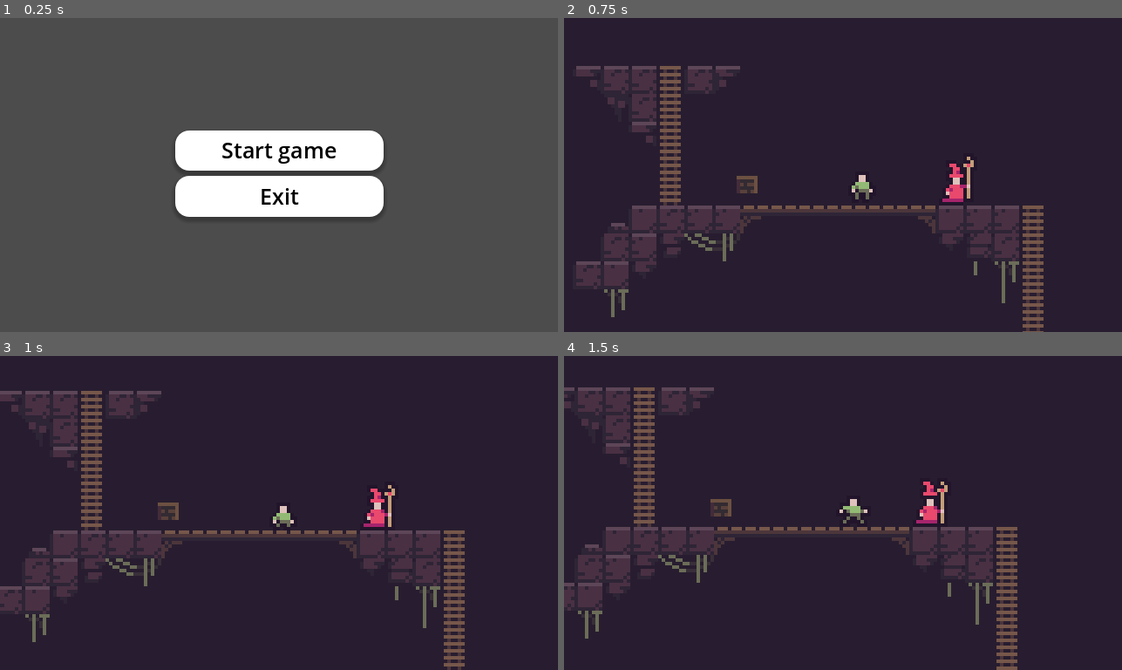
Above: before the commit, frames 1-4 (two rows, left to right).
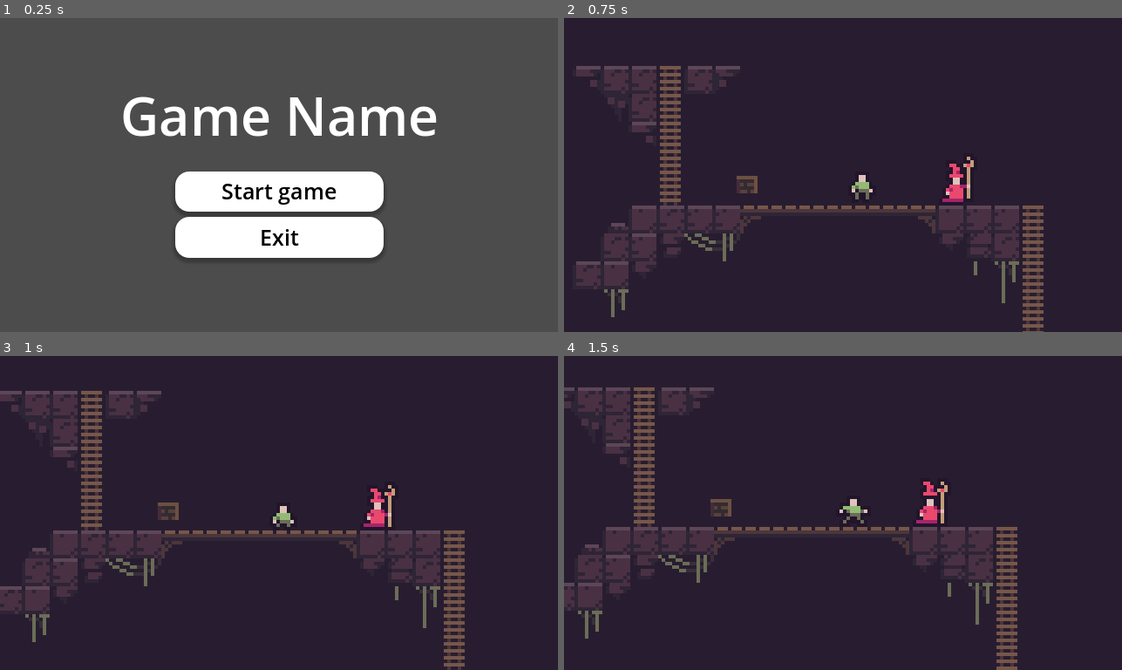
Above: after the commit, the same moments.

Repository: ShamsParvezArka/buet-game-jam-2026-submission
Game: Godot game, scene res://scene/Main_Menu.tscn
Same seed, same stepped clock (60 frames per second), same inputs: the game is played once before the commit and once after it.
Inputs:
- Up to frame 1 (0.25 s): no input
- Up to frame 2 (0.75 s): click "Start game" at 0.5 s
- Up to frame 3 (1 s): no input
- Up to frame 4 (1.5 s): hold D (move_right) from 1.28 s (still down); hold K (attack) from 1.28 s (still down)

The runs differ from the first frame. In frame 1, 13% of the frame differs, in the area x 22-79%, y 25-77%; in frame 2, nothing differs; in frame 3, nothing differs; in frame 4, nothing differs.

Commit message:
[add] main menu skeleton & functions

Diff:
--- a/scene/Main_Menu.tscn
+++ b/scene/Main_Menu.tscn
@@ -62,9 +62,9 @@
 anchor_right = 0.5
 anchor_bottom = 0.5
 offset_left = -119.5
-offset_top = -51.0
+offset_top = -4.0
 offset_right = 119.5
-offset_bottom = 48.0
+offset_bottom = 95.0
 grow_horizontal = 2
 grow_vertical = 2
 theme_override_constants/separation = 6
@@ -98,5 +98,20 @@
 theme_override_styles/focus = SubResource("StyleBoxEmpty_h2xoo")
 text = "Exit"
 
+[node name="Label" type="Label" parent="."]
+layout_mode = 1
+anchors_preset = 5
+anchor_left = 0.5
+anchor_right = 0.5
+offset_left = -182.5
+offset_top = 69.0
+offset_right = 182.5
+offset_bottom = 153.0
+grow_horizontal = 2
+theme_override_font_sizes/font_size = 61
+text = "Game Name"
+horizontal_alignment = 1
+vertical_alignment = 1
+
 [connection signal="pressed" from="VBoxContainer/Button" to="." method="_on_startbtn_pressed"]
 [connection signal="pressed" from="VBoxContainer/Button2" to="." method="_on_exitbtn_pressed"]
